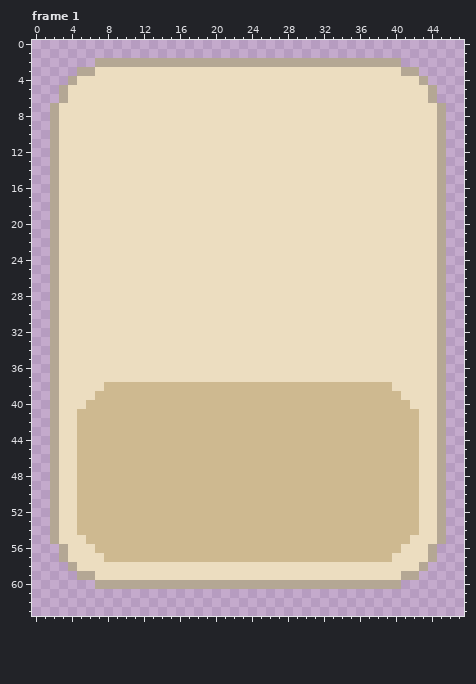
File history of a pixel-art file, image file/ui/deploy/deploy_cap.aseprite. Above: the version before the commit.
48x64 pixels, 2 frames. Shown: frame 1. The commit also changed other frames, which this record leaves out.
The same view after the edit:
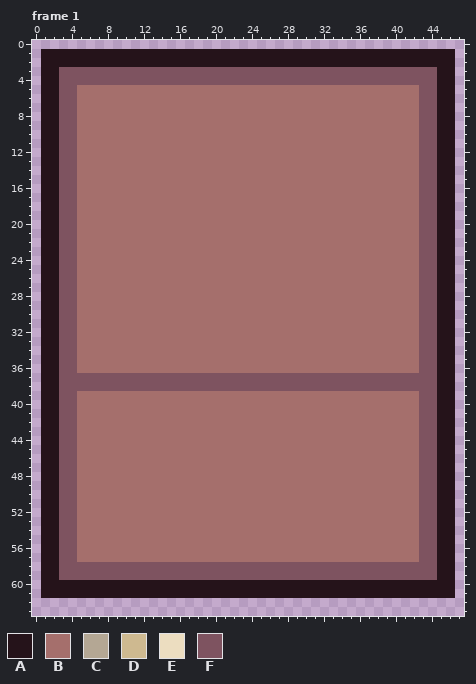
Palette (. is transparent): A #25131a  B #a56f6c  C #b4a794  D #ceb990  E #ecddc0  F #7e5360
From old to new:
layer "레이어 1" now hidden
layer "레이어 3" added
layer "레이어 2" now hidden
layer "레이어 4" added
Changed rows in their new state; - is an unchanged pixel.
Frame 1:
first column x 1:
 1 AAAAAAAAAAAAAAAAAAAAAAAAAAAAAAAAAAAAAAAAAAAAAA
 2 AAAAAAAAAAAAAAAAAAAAAAAAAAAAAAAAAAAAAAAAAAAAAA
 3 AAFFFFFFFFFFFFFFFFFFFFFFFFFFFFFFFFFFFFFFFFFFAA
 4 AAFFFFFFFFFFFFFFFFFFFFFFFFFFFFFFFFFFFFFFFFFFAA
 5 AAFFBBBBBBBBBBBBBBBBBBBBBBBBBBBBBBBBBBBBBBFFAA
 6 AAFFBBBBBBBBBBBBBBBBBBBBBBBBBBBBBBBBBBBBBBFFAA
 7 AAFFBBBBBBBBBBBBBBBBBBBBBBBBBBBBBBBBBBBBBBFFAA
 8 AAFFBBBBBBBBBBBBBBBBBBBBBBBBBBBBBBBBBBBBBBFFAA
 9 AAFFBBBBBBBBBBBBBBBBBBBBBBBBBBBBBBBBBBBBBBFFAA
10 AAFFBBBBBBBBBBBBBBBBBBBBBBBBBBBBBBBBBBBBBBFFAA
11 AAFFBBBBBBBBBBBBBBBBBBBBBBBBBBBBBBBBBBBBBBFFAA
12 AAFFBBBBBBBBBBBBBBBBBBBBBBBBBBBBBBBBBBBBBBFFAA
13 AAFFBBBBBBBBBBBBBBBBBBBBBBBBBBBBBBBBBBBBBBFFAA
14 AAFFBBBBBBBBBBBBBBBBBBBBBBBBBBBBBBBBBBBBBBFFAA
15 AAFFBBBBBBBBBBBBBBBBBBBBBBBBBBBBBBBBBBBBBBFFAA
16 AAFFBBBBBBBBBBBBBBBBBBBBBBBBBBBBBBBBBBBBBBFFAA
17 AAFFBBBBBBBBBBBBBBBBBBBBBBBBBBBBBBBBBBBBBBFFAA
18 AAFFBBBBBBBBBBBBBBBBBBBBBBBBBBBBBBBBBBBBBBFFAA
19 AAFFBBBBBBBBBBBBBBBBBBBBBBBBBBBBBBBBBBBBBBFFAA
20 AAFFBBBBBBBBBBBBBBBBBBBBBBBBBBBBBBBBBBBBBBFFAA
21 AAFFBBBBBBBBBBBBBBBBBBBBBBBBBBBBBBBBBBBBBBFFAA
22 AAFFBBBBBBBBBBBBBBBBBBBBBBBBBBBBBBBBBBBBBBFFAA
23 AAFFBBBBBBBBBBBBBBBBBBBBBBBBBBBBBBBBBBBBBBFFAA
24 AAFFBBBBBBBBBBBBBBBBBBBBBBBBBBBBBBBBBBBBBBFFAA
25 AAFFBBBBBBBBBBBBBBBBBBBBBBBBBBBBBBBBBBBBBBFFAA
26 AAFFBBBBBBBBBBBBBBBBBBBBBBBBBBBBBBBBBBBBBBFFAA
27 AAFFBBBBBBBBBBBBBBBBBBBBBBBBBBBBBBBBBBBBBBFFAA
28 AAFFBBBBBBBBBBBBBBBBBBBBBBBBBBBBBBBBBBBBBBFFAA
29 AAFFBBBBBBBBBBBBBBBBBBBBBBBBBBBBBBBBBBBBBBFFAA
30 AAFFBBBBBBBBBBBBBBBBBBBBBBBBBBBBBBBBBBBBBBFFAA
31 AAFFBBBBBBBBBBBBBBBBBBBBBBBBBBBBBBBBBBBBBBFFAA
32 AAFFBBBBBBBBBBBBBBBBBBBBBBBBBBBBBBBBBBBBBBFFAA
33 AAFFBBBBBBBBBBBBBBBBBBBBBBBBBBBBBBBBBBBBBBFFAA
34 AAFFBBBBBBBBBBBBBBBBBBBBBBBBBBBBBBBBBBBBBBFFAA
35 AAFFBBBBBBBBBBBBBBBBBBBBBBBBBBBBBBBBBBBBBBFFAA
36 AAFFBBBBBBBBBBBBBBBBBBBBBBBBBBBBBBBBBBBBBBFFAA
37 AAFFFFFFFFFFFFFFFFFFFFFFFFFFFFFFFFFFFFFFFFFFAA
38 AAFFFFFFFFFFFFFFFFFFFFFFFFFFFFFFFFFFFFFFFFFFAA
39 AAFFBBBBBBBBBBBBBBBBBBBBBBBBBBBBBBBBBBBBBBFFAA
40 AAFFBBBBBBBBBBBBBBBBBBBBBBBBBBBBBBBBBBBBBBFFAA
41 AAFFBBBBBBBBBBBBBBBBBBBBBBBBBBBBBBBBBBBBBBFFAA
42 AAFFBBBBBBBBBBBBBBBBBBBBBBBBBBBBBBBBBBBBBBFFAA
43 AAFFBBBBBBBBBBBBBBBBBBBBBBBBBBBBBBBBBBBBBBFFAA
44 AAFFBBBBBBBBBBBBBBBBBBBBBBBBBBBBBBBBBBBBBBFFAA
45 AAFFBBBBBBBBBBBBBBBBBBBBBBBBBBBBBBBBBBBBBBFFAA
46 AAFFBBBBBBBBBBBBBBBBBBBBBBBBBBBBBBBBBBBBBBFFAA
47 AAFFBBBBBBBBBBBBBBBBBBBBBBBBBBBBBBBBBBBBBBFFAA
48 AAFFBBBBBBBBBBBBBBBBBBBBBBBBBBBBBBBBBBBBBBFFAA
49 AAFFBBBBBBBBBBBBBBBBBBBBBBBBBBBBBBBBBBBBBBFFAA
50 AAFFBBBBBBBBBBBBBBBBBBBBBBBBBBBBBBBBBBBBBBFFAA
51 AAFFBBBBBBBBBBBBBBBBBBBBBBBBBBBBBBBBBBBBBBFFAA
52 AAFFBBBBBBBBBBBBBBBBBBBBBBBBBBBBBBBBBBBBBBFFAA
53 AAFFBBBBBBBBBBBBBBBBBBBBBBBBBBBBBBBBBBBBBBFFAA
54 AAFFBBBBBBBBBBBBBBBBBBBBBBBBBBBBBBBBBBBBBBFFAA
55 AAFFBBBBBBBBBBBBBBBBBBBBBBBBBBBBBBBBBBBBBBFFAA
56 AAFFBBBBBBBBBBBBBBBBBBBBBBBBBBBBBBBBBBBBBBFFAA
57 AAFFBBBBBBBBBBBBBBBBBBBBBBBBBBBBBBBBBBBBBBFFAA
58 AAFFFFFFFFFFFFFFFFFFFFFFFFFFFFFFFFFFFFFFFFFFAA
59 AAFFFFFFFFFFFFFFFFFFFFFFFFFFFFFFFFFFFFFFFFFFAA
60 AAAAAAAAAAAAAAAAAAAAAAAAAAAAAAAAAAAAAAAAAAAAAA
61 AAAAAAAAAAAAAAAAAAAAAAAAAAAAAAAAAAAAAAAAAAAAAA
Pixel boxes of the changes (left, top, right, bottom) in both pictures:
changed: (41, 49, 455, 598)
